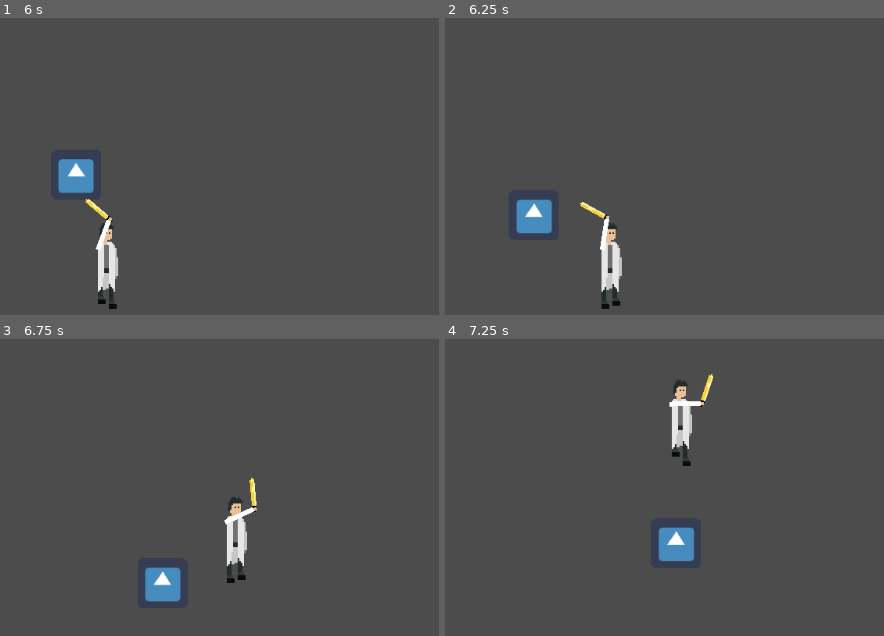
Above: before the commit, frames 1-4 (two rows, left to right).
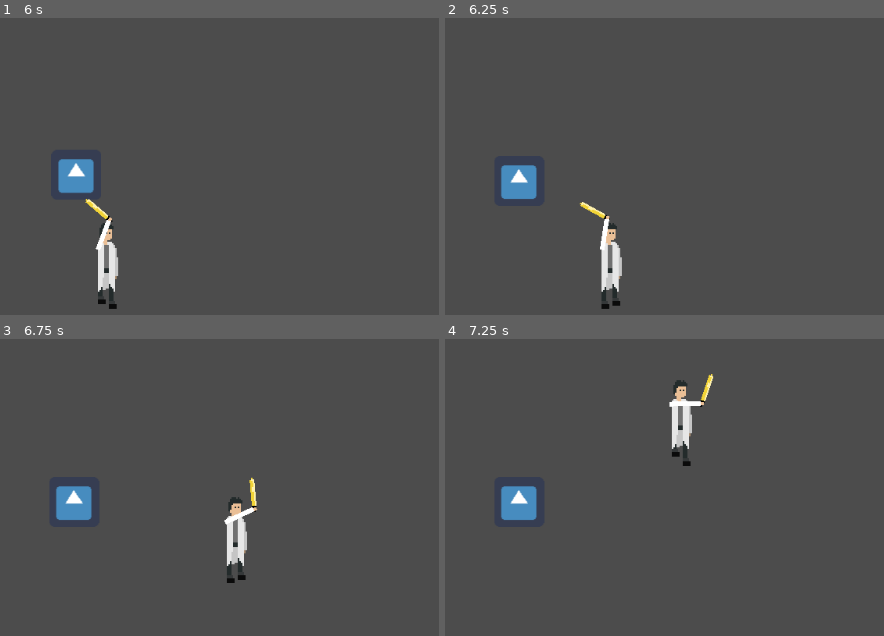
Above: after the commit, the same moments.

Repository: MarinMario/ludum-dare-46
Game: Godot game, scene res://testWorld.tscn
The game is run twice, just before and just after one commit, with the same random seed, the same clock (stepped at 60 frames per second) and the same inputs. The engine's default icon, where the game draws it, is replaced by a stand-in: a white triangle on a blue panel in a dark square.
Inputs (mouse positions are in pixels of both pictures, inside the frame that each line leads up to):
- Up to frame 1 (6 s): tap Enter at 0.5 s; move the mouse to (outside the picture) at 0.52 s; hold Right (ui_right) 0.53-1.28 s; move the mouse to (158, 121) at 1.27 s; hold Down (ui_down) 1.28-2.03 s; move the mouse to (outside the picture) at 2.02 s; hold Right (ui_right) 2.03-2.78 s; move the mouse to (280, 193) at 2.77 s; hold Up (ui_up) 2.78-3.53 s; move the mouse to (outside the picture) at 3.52 s; hold Left (ui_left) 3.53-5.03 s; move the mouse to (79, 29) at 4.27 s; move the mouse to (359, 98) at 5.02 s; hold Down (ui_down) 5.03-5.78 s; move the mouse to (outside the picture) at 5.77 s; hold Right (ui_right) from 5.78 s (still down)
- Up to frame 2 (6.25 s): keep holding Right (ui_right)
- Up to frame 3 (6.75 s): move the mouse to (outside the picture) at 6.52 s; release Right (ui_right) at 6.53 s; hold Up (ui_up) from 6.53 s (still down)
- Up to frame 4 (7.25 s): keep holding Up (ui_up)

Frame 1 is identical in both runs. In frame 2, 1.9% of the frame differs, in the area x 12-25%, y 49-73%; in frame 3, 1.9%, in the area x 12-42%, y 49-89%; in frame 4, 1.9%.

Commit message:
feat: enemy1 can die

Diff:
--- a/game/enemies/enemy1/enemy1.gd
+++ b/game/enemies/enemy1/enemy1.gd
@@ -6,10 +6,8 @@
 var direction := Vector2()
 var velocity := Vector2()
 
-var shouldUpdateTargetPos = false
-
+export var health = 10
 export var speed = 250
-
 onready var anim = "idle"
 
 func _physics_process(delta):
@@ -33,6 +31,8 @@
 	elif velocity.x > 0:
 		$body.scale.x = 1
 
+	if health <= 0: die()
+
 func _on_detectArea_body_entered(body):
 	if body.name == "player":
 		target = body
@@ -42,6 +42,7 @@
 	if body.name == "player":
 		shouldUpdateTargetPos = false
 
+var shouldUpdateTargetPos = false
 var updateTargetTimer = 0
 func updateTargetPos(delta):
 	updateTargetTimer += delta
@@ -49,3 +50,16 @@
 		followPlayer = true
 		targetPosition = target.position
 		updateTargetTimer = 0
+
+func takeDamage():
+	randomize()
+	health -= int(rand_range(0, 10))
+
+var alreadyDead = false
+func die():
+	if not alreadyDead:
+		alreadyDead = true
+		$CollisionShape2D.disabled = true
+		$detectArea/CollisionShape2D.disabled = true
+		followPlayer = false
+		shouldUpdateTargetPos = false
--- a/game/enemies/enemy1/enemy1.tscn
+++ b/game/enemies/enemy1/enemy1.tscn
@@ -22,7 +22,9 @@
 [sub_resource type="CircleShape2D" id=3]
 radius = 213.789
 
-[node name="enemy1" type="KinematicBody2D"]
+[node name="enemy1" type="KinematicBody2D" groups=[
+"enemy",
+]]
 script = ExtResource( 1 )
 
 [node name="CollisionShape2D" type="CollisionShape2D" parent="."]
--- a/game/player/player.gd
+++ b/game/player/player.gd
@@ -30,6 +30,6 @@
 	elif motion.x > 0:
 		$body.scale.x = 1
 
-func take_damage():
+func takeDamage():
 	randomize()
 	health -= rand_range(0, 10)
--- a/game/player/playerHand.gd
+++ b/game/player/playerHand.gd
@@ -5,4 +5,4 @@
 
 func _on_sword_body_entered(body):
 	if body.is_in_group("enemy"):
-		body.take_damage()
+		body.takeDamage()
